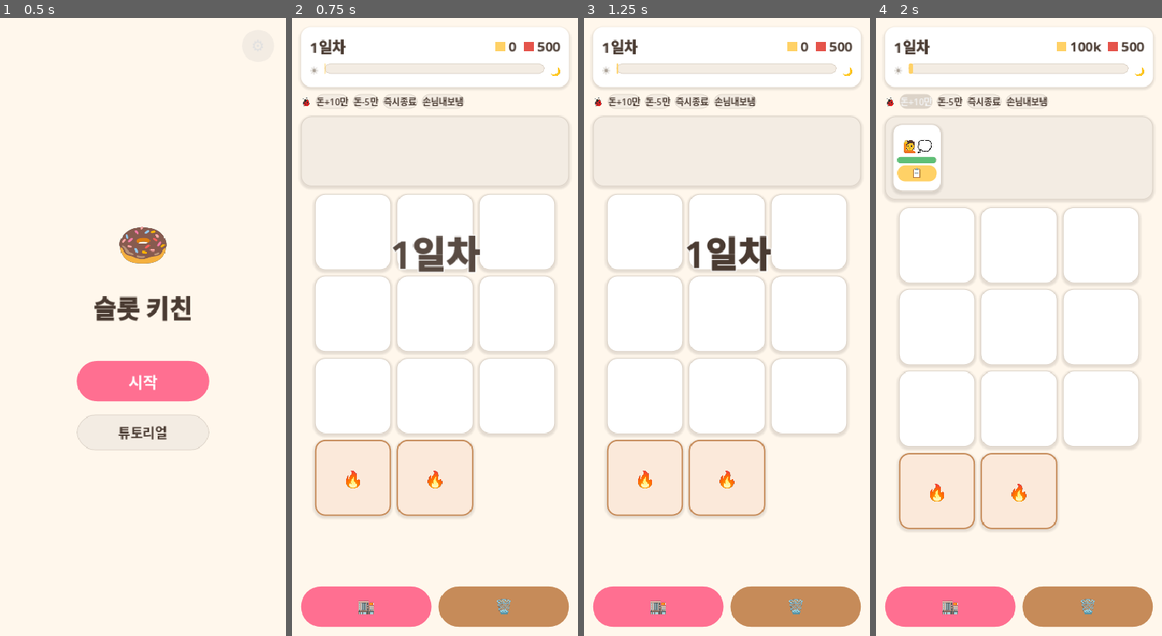
Above: before the commit, frames 1-4 (left to right).
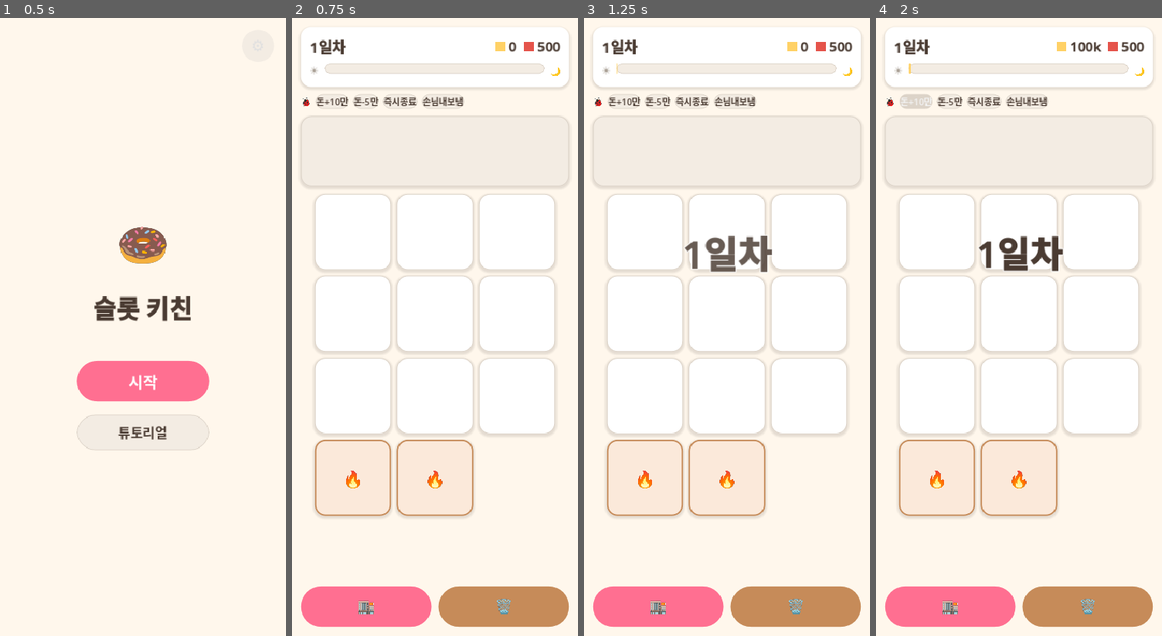
Above: after the commit, the same moments.

Repository: yellyB/game-slot-kitchen
Game: Godot game, scene res://scenes/Main.tscn
The game is run twice, just before and just after one commit, with the same random seed, the same clock (stepped at 60 frames per second) and the same inputs.
Inputs:
- Up to frame 1 (0.5 s): no input
- Up to frame 2 (0.75 s): click "시작" at 0.5 s
- Up to frame 3 (1.25 s): no input
- Up to frame 4 (2 s): click "돈+10만" at 1.25 s

Frame 1 is identical in both runs. In frame 2, 1.0% of the frame differs, in the area x 11-66%, y 7-42%; in frame 3, 0.9%; in frame 4, 9.8%, in the area x 2-98%, y 7-83%.

Commit message:
연출: 하루 시작 0.5초 홀드 — 전환 후 게임플레이·배너·시작음 동시 시작
- 시작/영업시작 등 모든 하루 시작(_on_day_started)에 적용
- 플레이 화면 먼저 보이고, DAY_INTRO_DELAY(0.5s) 동안 세션 정지(시계·손님 스폰 홀드)
- 홀드 종료 시 재개 + "N일차" 배너 팝 + 하루 시작음
- 세션 _process만 멈춰 시뮬(tick 직접 호출)에는 영향 없음

Co-Authored-By: Claude Opus 4.8 (1M context) <noreply@anthropic.com>

Diff:
--- a/data/config.gd
+++ b/data/config.gd
@@ -38,6 +38,7 @@
 
 # ── 세션 / 하루 ───────────────────────────────────────────
 const DAY_LENGTH := 90.0       # 영업시간(초)
+const DAY_INTRO_DELAY := 0.5   # 하루 시작 시 게임플레이(시계·스폰) 홀드 후 배너·시작음 (초)
 const HOURS_WARN_FRAC := 0.8   # 이 진행도 이상이면 영업시간 바 빨강 + 임박 펄스(마감 임박)
 const WAVES := 3                # 웨이브 수(고정). 웨이브당 손님 수는 data/levels.gd
 const WAVE_SPACING := 0.7       # 웨이브 내 손님 간격(초)
--- a/scripts/main.gd
+++ b/scripts/main.gd
@@ -823,8 +823,15 @@
 
 func _on_day_started(day: int, rent: int) -> void:
 	_day_label.text = Loc.t("day_n") % day
-	_show_day_banner(day)   # 화면 중앙 "N일차" 배너
-	Audio.play("day_start")   # 하루 시작 효과음
+	# 하루 시작 홀드 — 플레이 화면만 먼저 보이고, 게임플레이(시계·스폰)는 잠깐 멈춤.
+	# DAY_INTRO_DELAY 뒤에 재개 + "N일차" 배너 + 시작음(그때 재생).
+	_session.set_process(false)
+	get_tree().create_timer(Config.DAY_INTRO_DELAY).timeout.connect(func():
+		if not is_inside_tree():
+			return
+		_session.set_process(true)   # 시계·손님 스폰 시작
+		_show_day_banner(day)        # 화면 중앙 "N일차" 배너
+		Audio.play("day_start"))     # 하루 시작 효과음
 	_rent_label.text = UI.money(rent)
 	_hours_bar.value = 0
 	_reset_hours_bar()   # 새 하루 — 바 색·펄스 초기화
